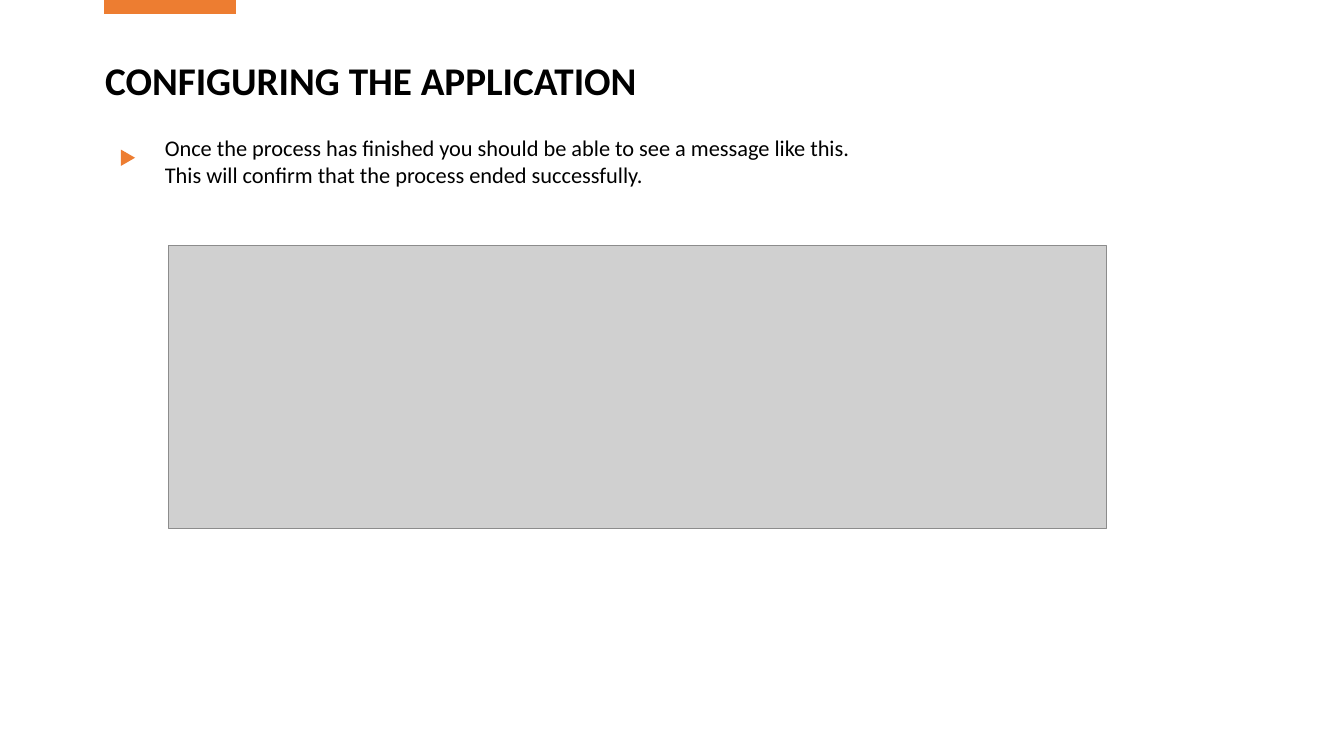
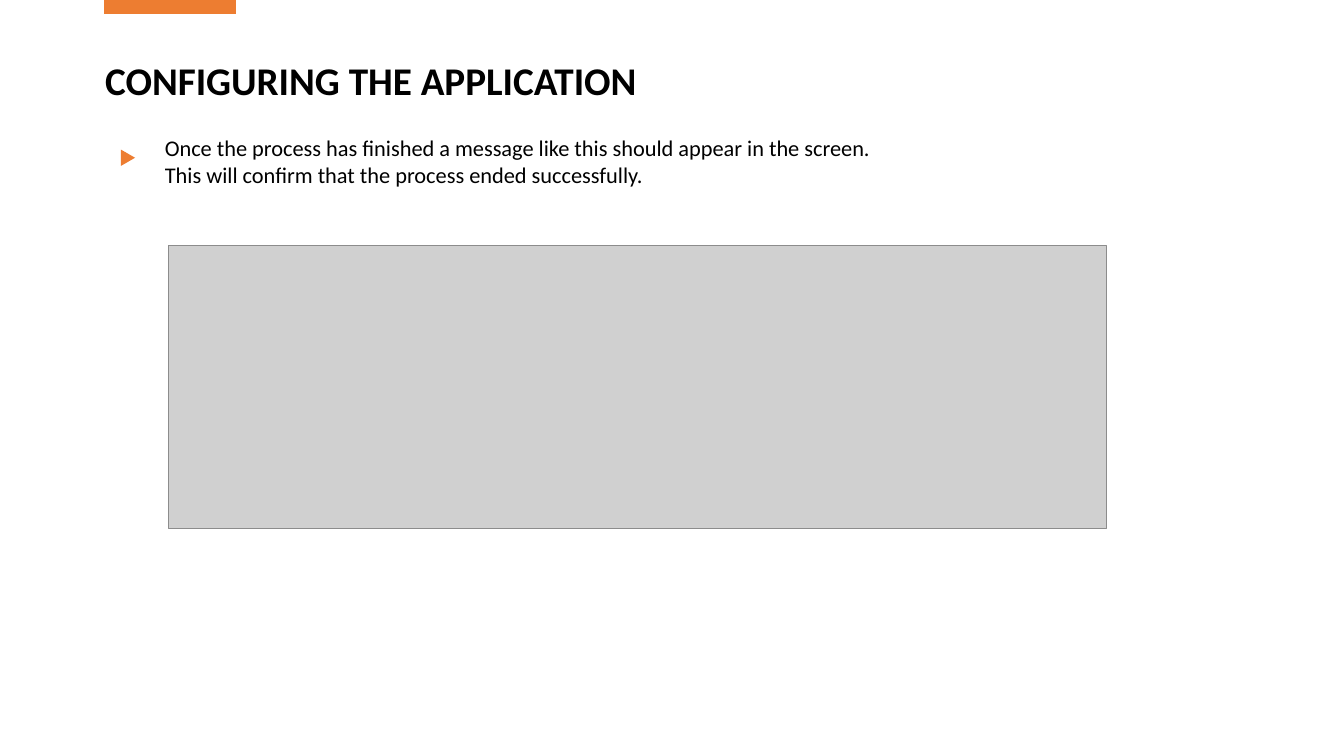
Before and after one commit to jkh400/random99, a slide deck: slide 14 of Final Project.pptx. Drawn at 1344x756 pixels with LibreOffice and Linux fonts; fonts in the diff are those of the drawing; grey boxes stand for pictures. Boxes give left, top, right and bottom in pixels: in the first picture for what was removed or moved away, otherwise in the second. Text is boxed around its words. In the diff, an @@ line names an element or a change of style, - is before the commit and + after.

Commit message:
fix 2

```diff
--- a/Final Project.pptx
+++ b/Final Project.pptx
@@ text at (x1=165, y1=140, x2=869, y2=187): text changed @@
-Once the process has finished you should be able to see a message like this.
-This will confirm that the process ended successfully.
+Once the process has finished a message like this should appear in the screen.
+This will confirm that the process ended successfully.
```
Also in this commit, not shown: 1 other slide changed.
